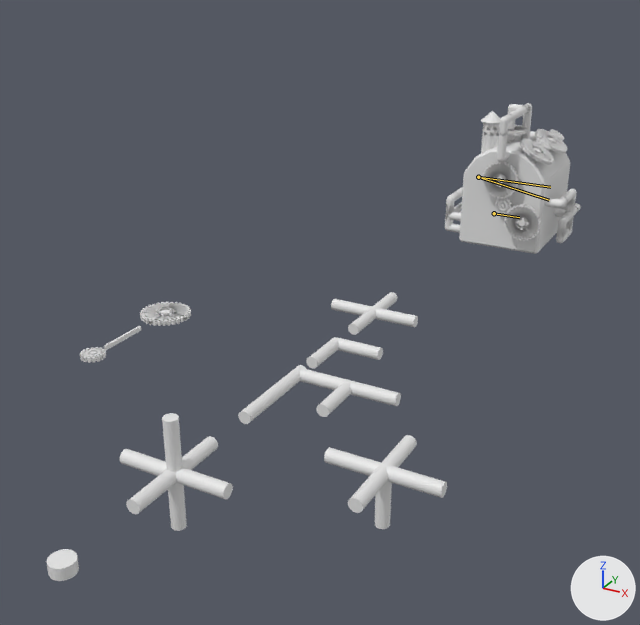
One commit to the Blender file treasure_cheast_sonny_donaldson_01.blend: the scene before it, then after it.
Rendered twice from a camera (50 mm lens) standing at (7.6, -26.66, 7.86) and looking at (-1.29, -10.5, -0.22). Every picture has the same lights, and +X, +Y and +Z are marked at lower right. The older version comes first. The bones that bend it are drawn over the model as lines.
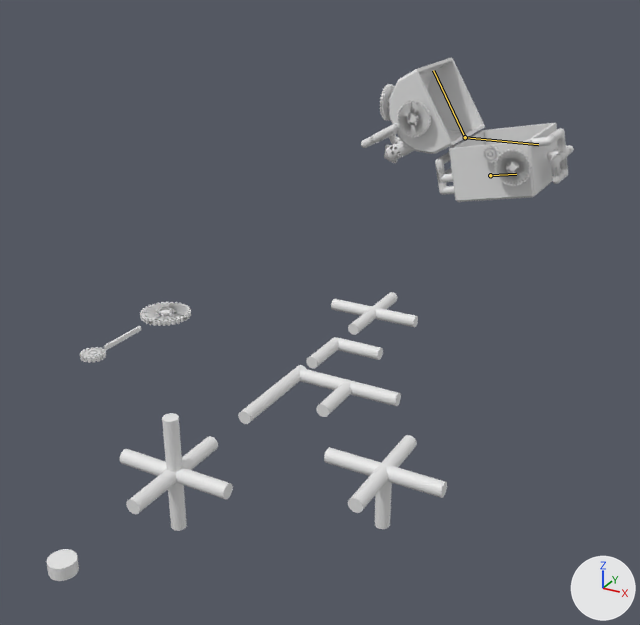
The newer file adds an action. The first version stands in its rest pose; the second is drawn at frame 28 of the action 'ArmatureAction'.

What differs and where, as boxes [x1, y1, x2, y2] in the pictures (640 x 625 px):
'lid', posed (16% wider, 8% taller)
    before: [463, 103, 570, 201]
    after: [361, 57, 485, 163]
'bottom of chest ', posed
    before: [445, 178, 581, 254]
    after: [435, 123, 574, 202]
bone 'Bone', root to tip
    before: (494, 213) to (519, 217)
    after: (490, 175) to (516, 174)
bone 'lidbone', root to tip
    before: (478, 177) to (550, 187)
    after: (465, 137) to (433, 70)

What the commit changed:
Bone 'Bone' (bone_bone) moves from (0.0, 0.0, 0.0) to (-1.265, -0.237, 0.0).
Bone 'Bone' (bone_bone) turns from (0, 0, 0) to (0, 0, 12) degrees about its own x, y and z.
Bone 'lidbone' (bone_lidbone) turns from (0, 0, 0) to (0, 0, 110) degrees about its own x, y and z.
